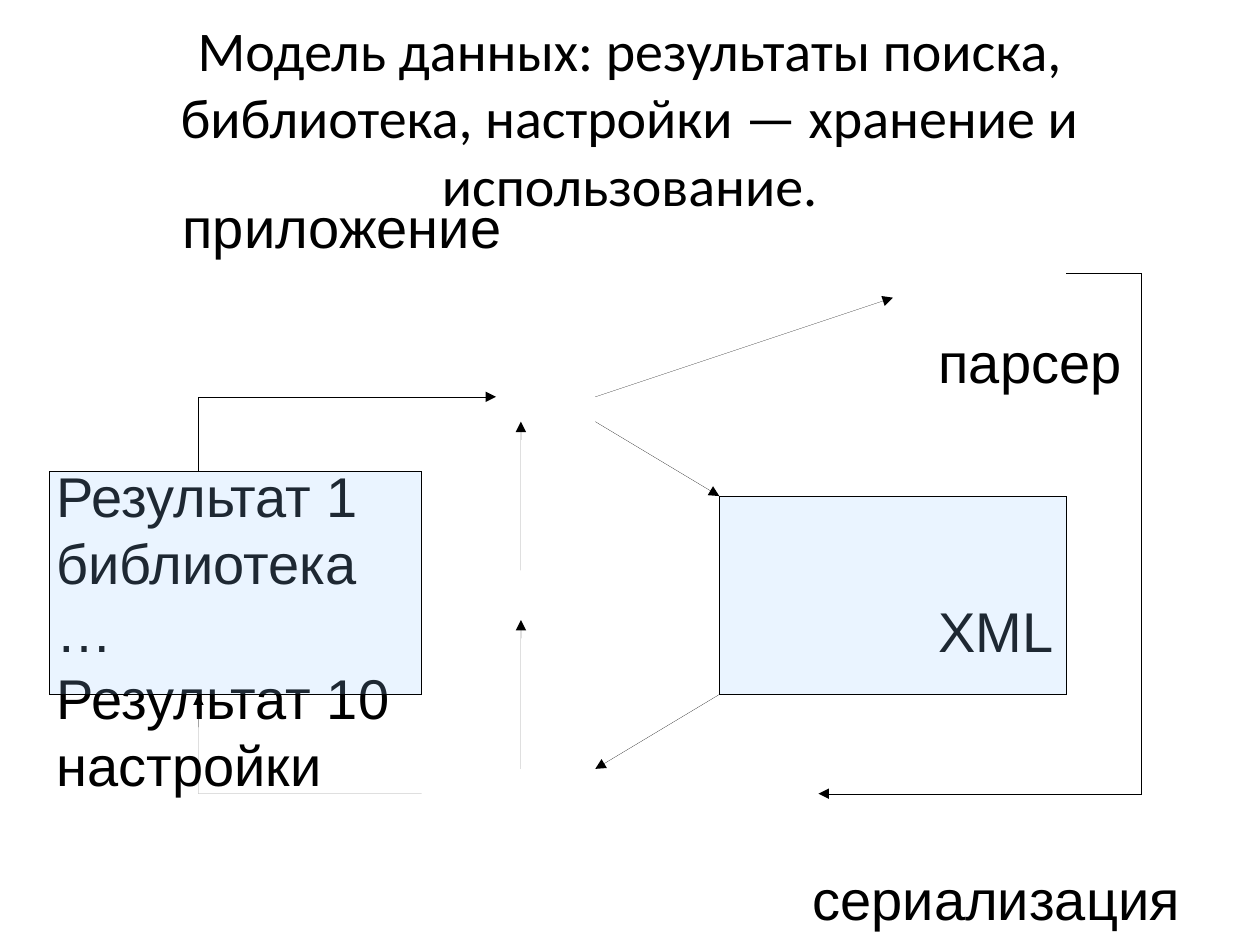
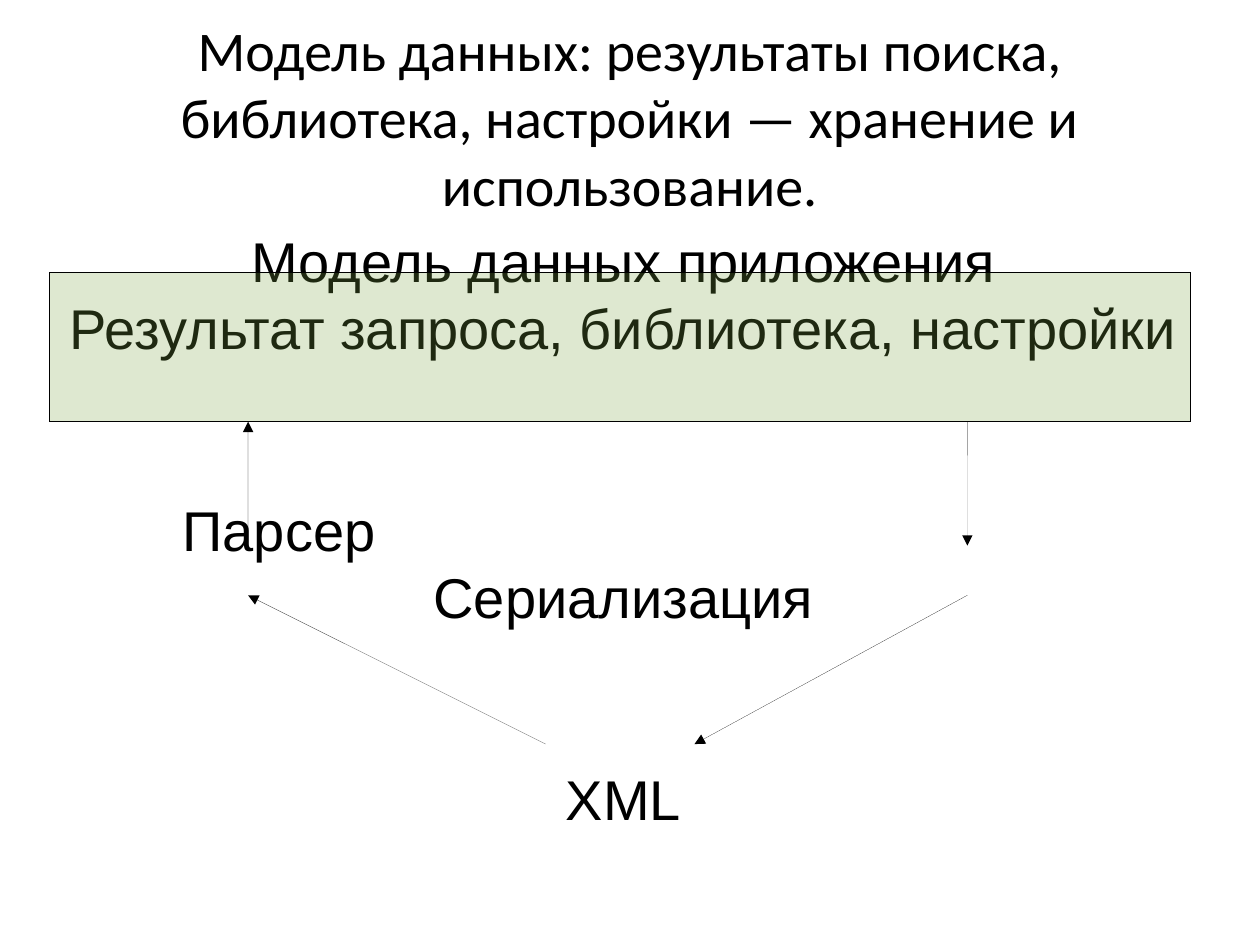
Before and after one commit to kropp/ebooksearchtool, a slide deck: slide 8 of client-java/Presentation.odp. Drawn at 1260x945 pixels with LibreOffice and Linux fonts; fonts in the diff are those of the drawing. Boxes give left, top, right and bottom in pixels: in the first picture for what was removed or moved away, otherwise in the second. Text is boxed around its words. In the diff, an @@ line names an element or a change of style, - is before the commit and + after.

```diff
--- a/client-java/Presentation.odp
+++ b/client-java/Presentation.odp
@@ subtitle at <box>70,238,1176,820</box>: text changed @@
-приложение
-парсер
-Результат 1 библиотека
-… XML
-Результат 10 настройки
-сериализация
+Модель данных приложения
+Результат запроса, библиотека, настройки
+Парсер Сериализация
+XML
@@ rectangle added at <box>49,273,1191,422</box>, fill #7DA647 at 25% opacity, outline #000000 0 pt @@
@@ freeform shape removed at <box>819,273,1142,794</box> @@
@@ freeform shape removed at <box>198,397,495,471</box> @@
@@ arrow moved from (520, 571) - (520, 422) to (248, 546) - (248, 422) @@
@@ arrow removed from (595, 422) to (719, 496) @@
@@ arrow added from (968, 422) to (968, 546), #000000 0 pt @@
@@ rectangle removed at <box>49,471,421,694</box> @@
@@ rectangle removed at <box>719,496,1067,694</box> @@
@@ arrow moved from (520, 769) - (520, 620) to (546, 745) - (248, 595) @@
@@ arrow moved from (595, 397) - (893, 297) to (968, 595) - (694, 745) @@
@@ freeform shape removed at <box>198,694,421,794</box> @@
@@ arrow removed from (719, 694) to (595, 769) @@
```
Also in this commit, not shown: 3 other slides changed, 1 slide added, 2 other files.
